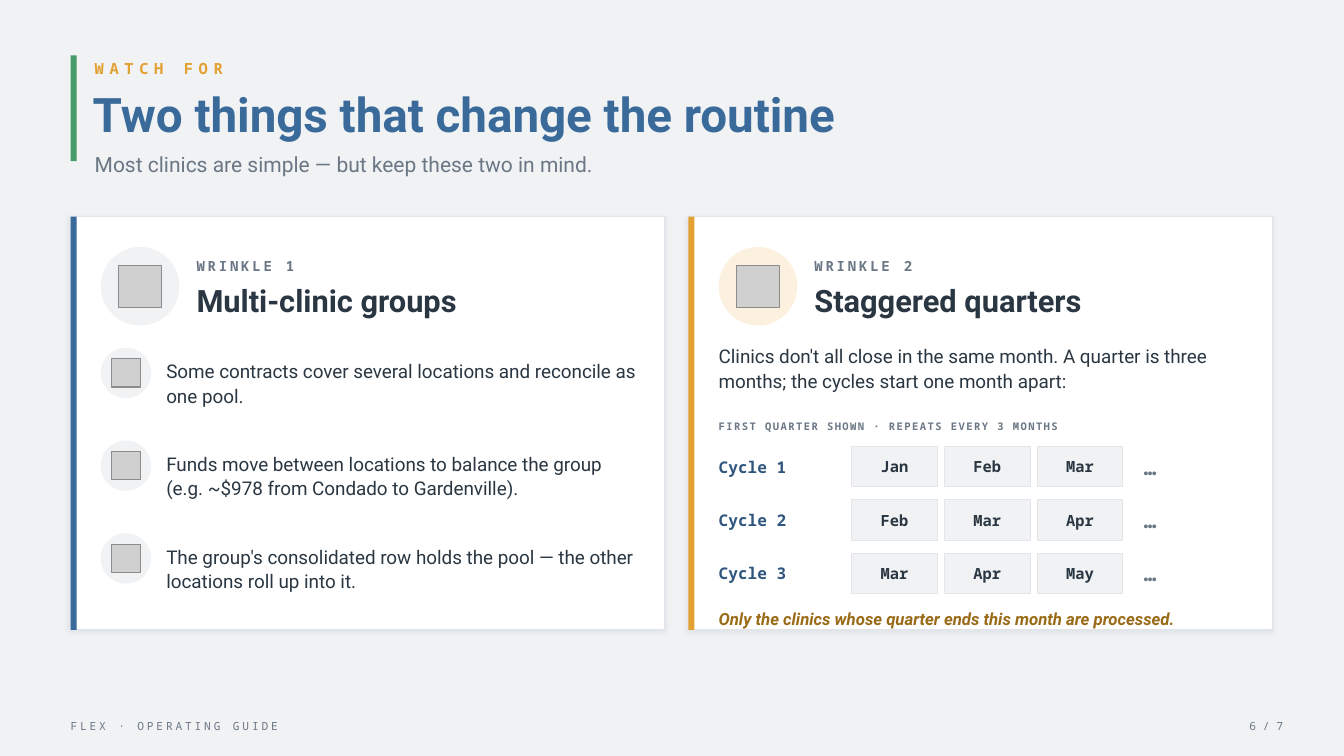
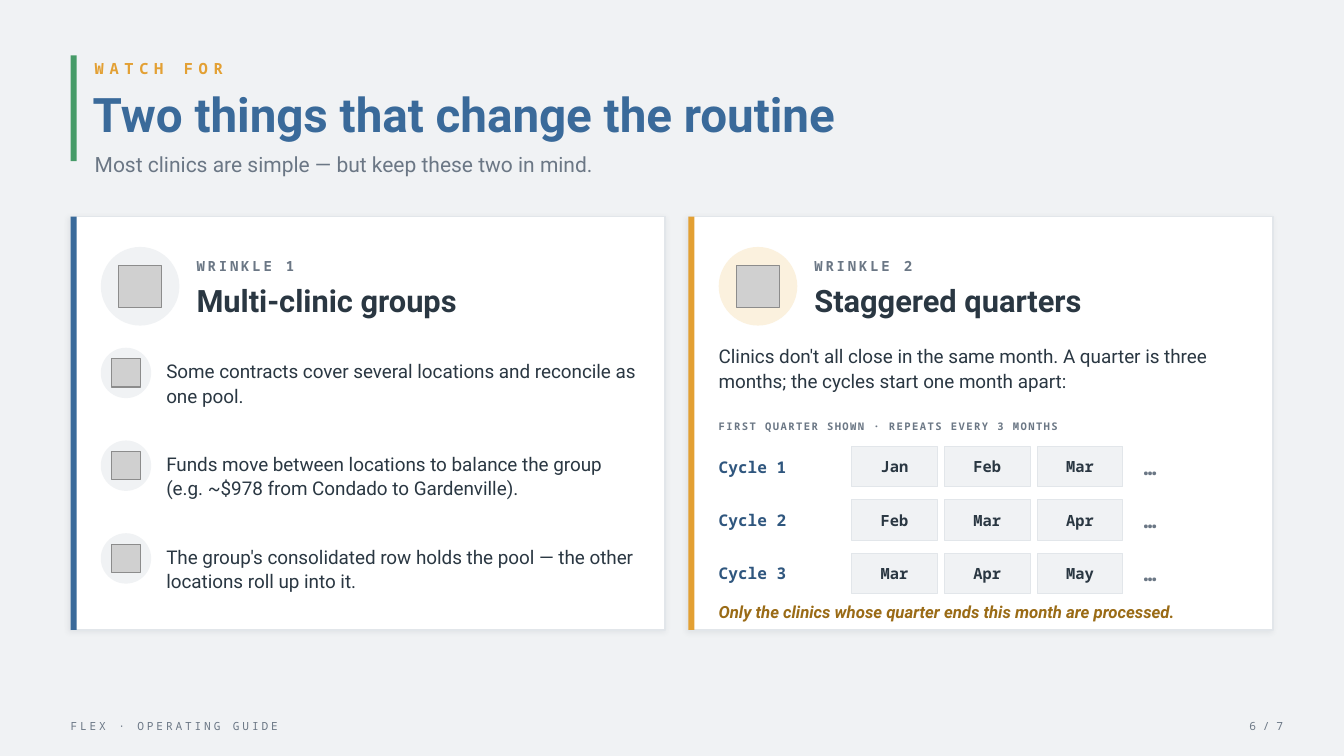
Before and after one commit to alexanderjordain/oncura-flex-rebate-app, a slide deck: slide 6 of assets/flex_tutorial.pptx. Drawn at 1344x756 pixels with LibreOffice and Linux fonts; fonts in the diff are those of the drawing; grey boxes stand for pictures. Boxes give left, top, right and bottom in pixels: in the first picture for what was removed or moved away, otherwise in the second. Text is boxed around its words. In the diff, an @@ line names an element or a change of style, - is before the commit and + after.

```diff
--- a/assets/flex_tutorial.pptx
+++ b/assets/flex_tutorial.pptx
@@ text "Only the clinics whose quarter ...": place and size @@
-text "Only the clinics whose quarter ..." at (719, 612, 1175, 629)
+text "Only the clinics whose quarter ..." at (719, 605, 1175, 622)
```
Also in this commit, not shown: 2 other slides changed, 7 other files.
